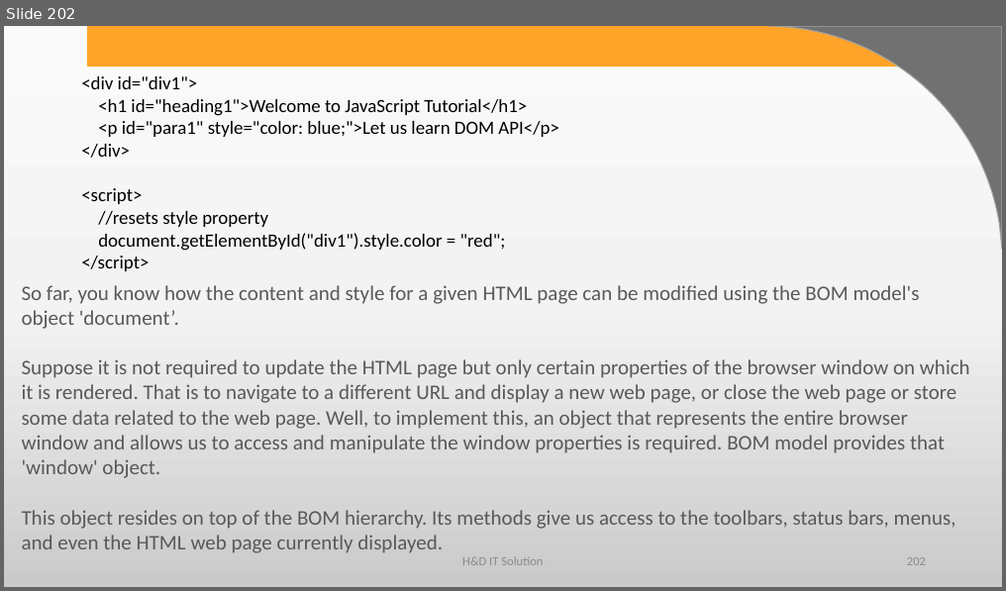
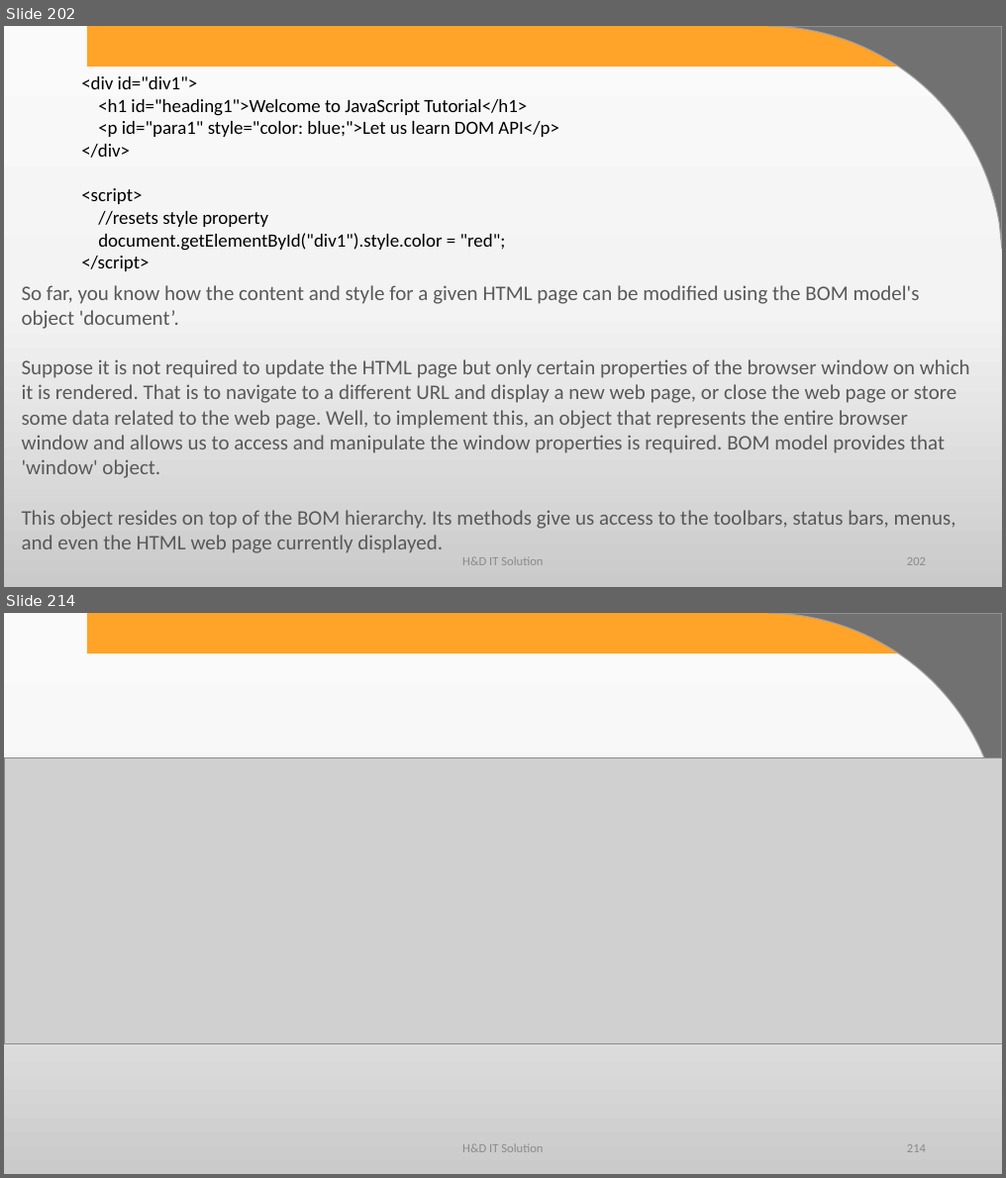
Before and after one commit to harshadasawant/javascript, a slide deck: ppt/JavaScript.pptx. Shown one above the other, each under a label of ours: slide 202 before the commit, slides 202 and 214 after it; the slides between them are not shown. The pictures are 1006x591 and 1006x1178 pixels, drawn with LibreOffice and Linux fonts; fonts in the diff are those of the drawing; grey boxes stand for pictures; background and template pictures are left out. Boxes give left, top, right and bottom in pixels: in the first picture for what was removed or moved away, otherwise in the second. Text is boxed around its words. In the diff, an @@ line names an element or a change of style, - is before the commit and + after.

```diff
--- a/ppt/JavaScript.pptx
+++ b/ppt/JavaScript.pptx
@@ slide 214 added at (x1=4, y1=613, x2=1002, y2=1174), background gradient #FBFBFB to #F4F4F4 to #CBCBCB; not listed: 2 template elements that a slide beside it also shows @@
@@ picture added at (x1=4, y1=759, x2=1002, y2=1045) @@
@@ text added at (x1=462, y1=1145, x2=543, y2=1153), 12 pt, text #8C8C8C @@
+H&D IT Solution
@@ page number added at (x1=907, y1=1145, x2=926, y2=1153), 12 pt, text #8C8C8C @@
+214
```
Also in this commit, not shown: 23 other slides added, 1 other file.
